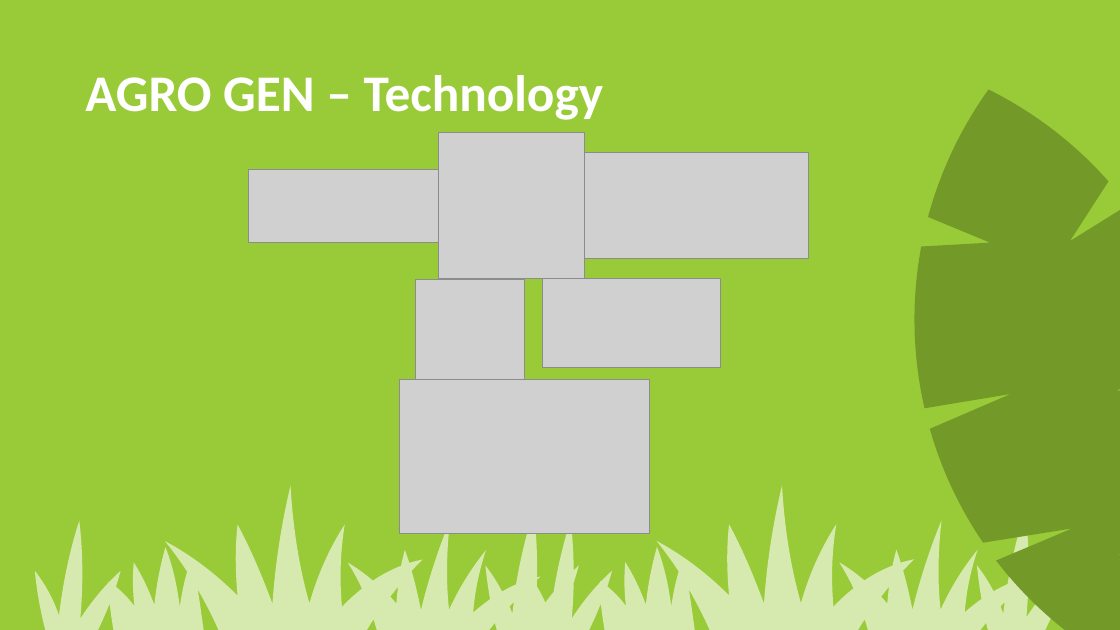
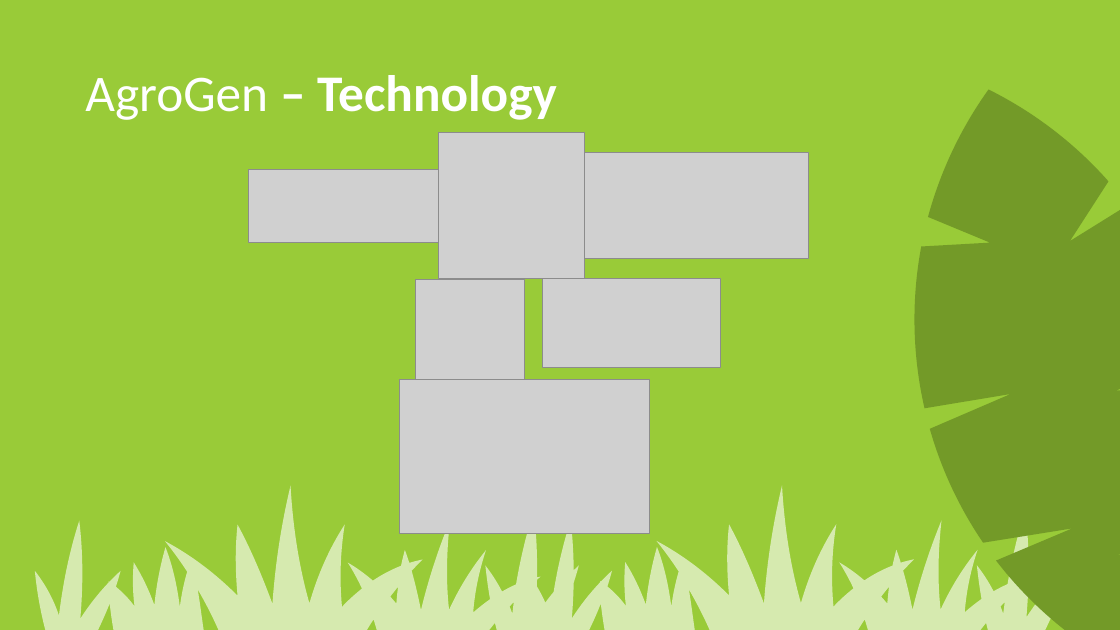
Before and after one commit to hackillinois-2022/project, a slide deck: slide 7 of AgroGen.pptx. Drawn at 1120x630 pixels with LibreOffice and Linux fonts; fonts in the diff are those of the drawing; grey boxes stand for pictures. Boxes give left, top, right and bottom in pixels: in the first picture for what was removed or moved away, otherwise in the second. Text is boxed around its words. In the diff, an @@ line names an element or a change of style, - is before the commit and + after.

```diff
--- a/AgroGen.pptx
+++ b/AgroGen.pptx
@@ title at <box>85,75,557,120</box>: text changed @@
-AGRO GEN – Technology
+AgroGen – Technology
```
Also in this commit, not shown: 5 other slides changed.
